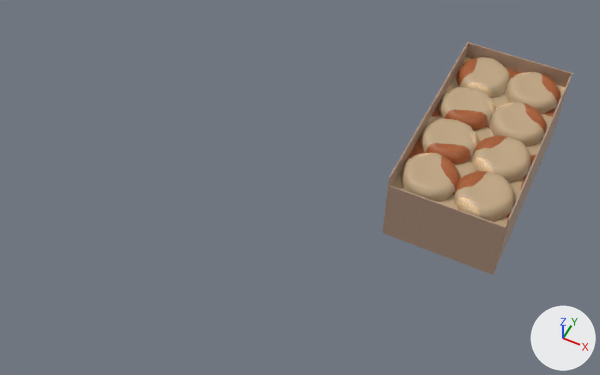
What one commit did to the FBX model Assets/Art/Models/Box/Box_BunLower.fbx.
Camera for both pictures: a camera (50 mm lens) standing at (0.372, -1.036, 1.099) and looking at (-0.038, -0.215, 0.073). The axes (+X, +Y, +Z) are drawn at lower right. The lights are the same throughout.

Names of what the first picture shows: 'Box_BunLower'.
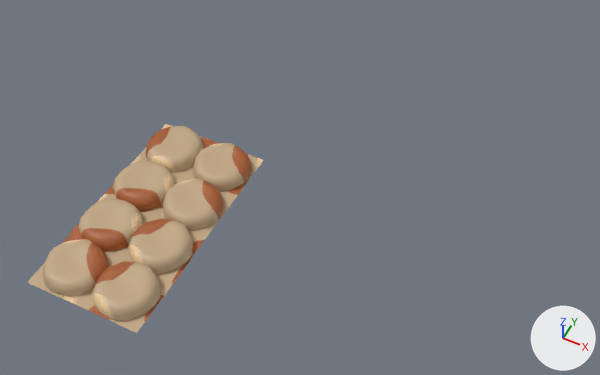
The change, as a diff of the scene's bpy script:
```diff
--- a/Assets/Art/Models/Box/Box_BunLower.fbx.py
+++ b/Assets/Art/Models/Box/Box_BunLower.fbx.py
@@ me_cube_004 @@
 me_cube_004.from_pydata(...)  # 843 vertices, 1317 faces; spans x -0.097..0.097, y -0.187..0.187, z 0.0..0.14
 # used by ob_box_bunlower; location = (0.2, 0.0, 0.0)
-me_cube_004.materials.append(mat_box)  # picture img_box_paper_albedo_png
+# me_cube_004 part 1: the loose piece of 20 vertices spanning x -0.097..0.097, y -0.187..0.187, z 0.0..0.14 is deleted
 me_cube_004.materials.append(mat_bun)
@@ ob_box_bunlower @@
 ob_box_bunlower = bpy.data.objects.new('Box_BunLower', me_cube_004)
-ob_box_bunlower.location = (0.2, 0.0, 0.0)
+ob_box_bunlower.location = (-0.2, -0.4, 0.0)
```

What differs and where, as boxes (x1, y1, x2, y2) in the pictures (600 x 375 px):
'Box_BunLower', reshaped, moved (23% wider, 10% shorter)
    before: (382, 42, 573, 275)
    after: (27, 124, 263, 333)
part 1 of me_cube_004, deleted (brown)
    before: (382, 42, 573, 275)
